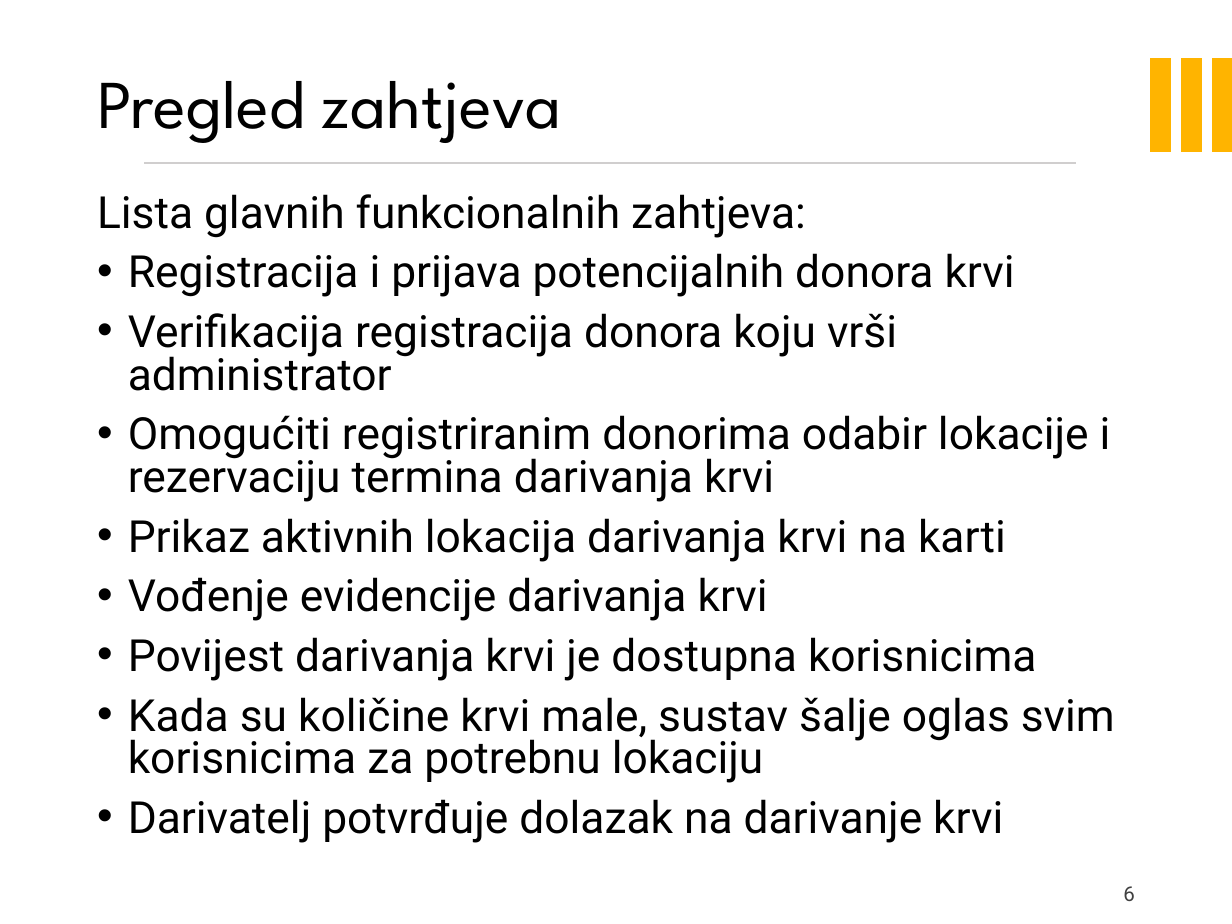
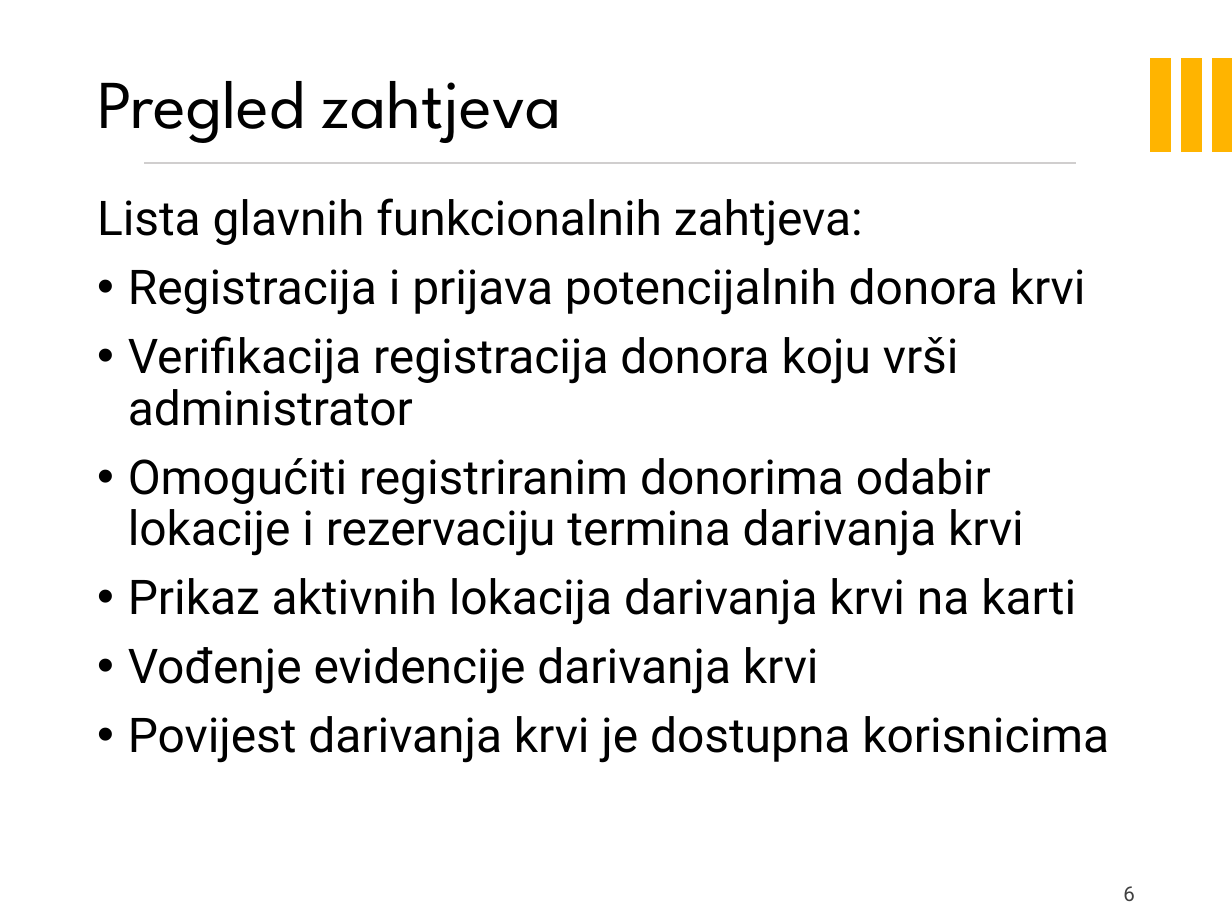
Before and after one commit to FranCanjuga/NULLPointer, a slide deck: slide 6 of Dokumentacija/PrezentacijaProjekata.pptx. Drawn at 1232x924 pixels with LibreOffice and Linux fonts; fonts in the diff are those of the drawing; background and template pictures are left out. Boxes give left, top, right and bottom in pixels: in the first picture for what was removed or moved away, otherwise in the second. Text is boxed around its words. In the diff, an @@ line names an element or a change of style, - is before the commit and + after.

Commit message:
promjena prezentacije

```diff
--- a/Dokumentacija/PrezentacijaProjekata.pptx
+++ b/Dokumentacija/PrezentacijaProjekata.pptx
@@ text "Lista glavnih funkcionalnih zahtjeva:" at [97,198,1109,763]: size 25.9 to 28 pt; line spacing 0.8 to 0.9 @@
@@ text at [128,697,1115,843]: paragraphs removed @@
-• Kada su količine krvi male, sustav šalje oglas svim korisnicima za potrebnu lokaciju
-• Darivatelj potvrđuje dolazak na darivanje krvi
```
